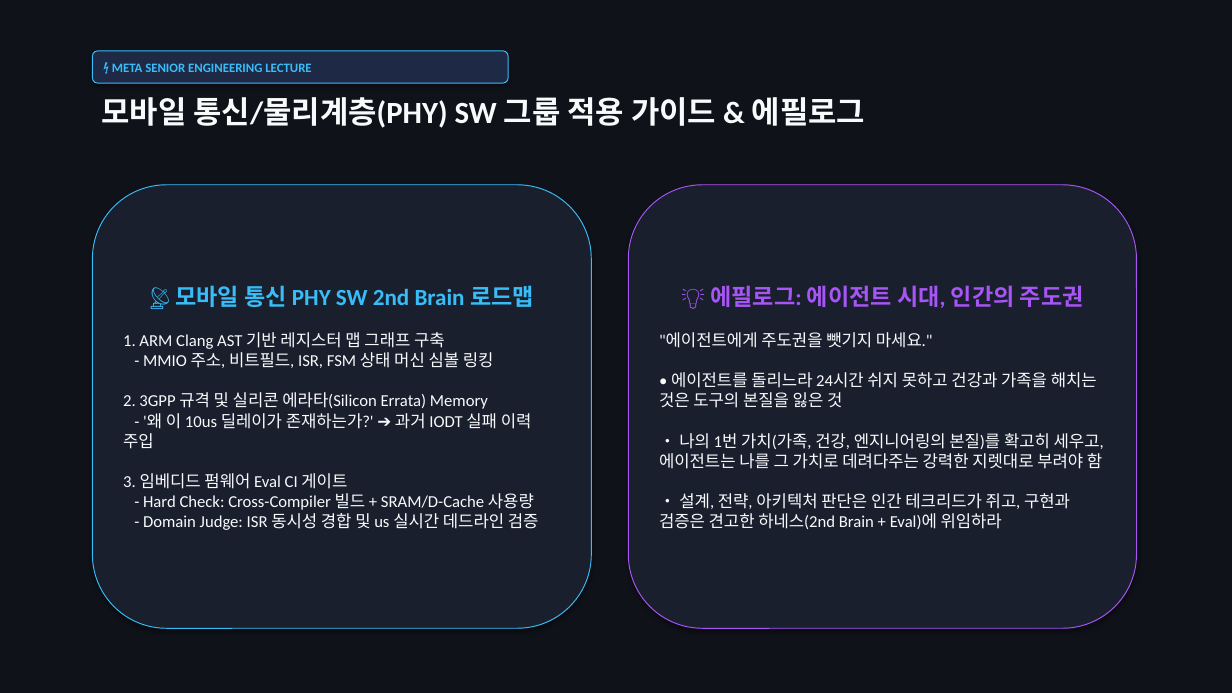
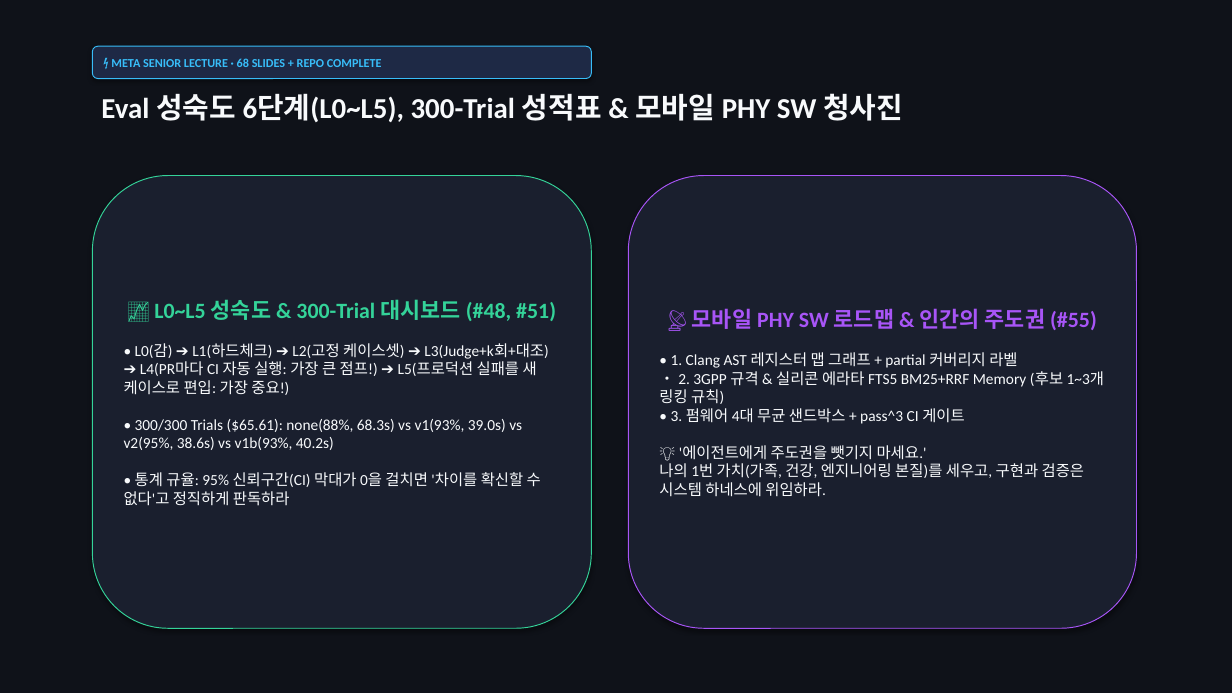
Before and after one commit to KIHOKIL/MyWiki, a slide deck: slide 7 of _sources/Study/AI-Lectures/실밸개발자/20261108_2ndBrain_and_Eval/06_Presenton_Modern_Deck.pptx (slide 8 before the commit). Drawn at 1232x693 pixels with LibreOffice and Linux fonts; fonts in the diff are those of the drawing. Boxes give left, top, right and bottom in pixels: in the first picture for what was removed or moved away, otherwise in the second. Text is boxed around its words. In the diff, an @@ line names an element or a change of style, - is before the commit and + after.

Commit message:
docs(lecture): sync 68 instructor slides, second-brain-eval-kit code & 4-pillar isolation across all MD/HTML/PPTX/PDF formats

```diff
--- a/_sources/Study/AI-Lectures/실밸개발자/20261108_2ndBrain_and_Eval/06_Presenton_Modern_Deck.pptx
+++ b/_sources/Study/AI-Lectures/실밸개발자/20261108_2ndBrain_and_Eval/06_Presenton_Modern_Deck.pptx
@@ rounded rectangle "⚡ META SENIOR LECTURE · ...": place and size @@
-rounded rectangle "⚡ META SENIOR LECTURE · ..." at [92, 51, 508, 83]
+rounded rectangle "⚡ META SENIOR LECTURE · ..." at [92, 46, 592, 79]
@@ text in rounded rectangle at [111, 58, 382, 67]: text changed; size 10 to 9.5 pt @@
-⚡ META SENIOR ENGINEERING LECTURE
+⚡ META SENIOR LECTURE · 68 SLIDES + REPO COMPLETE
@@ text at [101, 93, 903, 122]: text changed; size 24 to 22.5 pt @@
-모바일 통신/물리계층(PHY) SW 그룹 적용 가이드 & 에필로그
+Eval 성숙도 6단계(L0~L5), 300-Trial 성적표 & 모바일 PHY SW 청사진
@@ rounded rectangle "📈 L0~L5 성숙도 & 300-Trial ...": place and size @@
-rounded rectangle "📈 L0~L5 성숙도 & 300-Trial ..." at [92, 185, 592, 628]
+rounded rectangle "📈 L0~L5 성숙도 & 300-Trial ..." at [92, 176, 592, 628]
@@ rounded rectangle "📈 L0~L5 성숙도 & 300-Trial ..." at [92, 176, 592, 628]: outline #38BDF8 0.75 pt to #34D399 0.75 pt @@
@@ rounded rectangle "📡 모바일 PHY SW 로드맵 ...": place and size @@
-rounded rectangle "📡 모바일 PHY SW 로드맵 ..." at [628, 185, 1137, 628]
+rounded rectangle "📡 모바일 PHY SW 로드맵 ..." at [628, 176, 1137, 628]
@@ text in rounded rectangle at [124, 299, 556, 506]: text changed; size 13 to 12 pt @@
-📡 모바일 통신 PHY SW 2nd Brain 로드맵
-1. ARM Clang AST 기반 레지스터 맵 그래프 구축
-- MMIO 주소, 비트필드, ISR, FSM 상태 머신 심볼 링킹
-2. 3GPP 규격 및 실리콘 에라타(Silicon Errata) Memory
-- '왜 이 10us 딜레이가 존재하는가?' ➔ 과거 IODT 실패 이력 주입
-3. 임베디드 펌웨어 Eval CI 게이트
-- Hard Check: Cross-Compiler 빌드 + SRAM/D-Cache 사용량
-- Domain Judge: ISR 동시성 경합 및 us 실시간 데드라인 검증
+📈 L0~L5 성숙도 & 300-Trial 대시보드 (#48, #51)
+• L0(감) ➔ L1(하드체크) ➔ L2(고정 케이스셋) ➔ L3(Judge+k회+대조) ➔ L4(PR마다 CI 자동 실행: 가장 큰 점프!) ➔ L5(프로덕션 실패를 새 케이스로 편입: 가장 중요!)
+• 300/300 Trials ($65.61): none(88%, 68.3s) vs v1(93%, 39.0s) vs v2(95%, 38.6s) vs v1b(93%, 40.2s)
+• 통계 규율: 95% 신뢰구간(CI) 막대가 0을 걸치면 '차이를 확신할 수 없다'고 정직하게 판독하라
@@ text in rounded rectangle at [659, 308, 1104, 497]: text changed; size 13 to 12 pt @@
-💡 에필로그: 에이전트 시대, 인간의 주도권
-"에이전트에게 주도권을 뺏기지 마세요."
-• 에이전트를 돌리느라 24시간 쉬지 못하고 건강과 가족을 해치는 것은 도구의 본질을 잃은 것
-• 나의 1번 가치(가족, 건강, 엔지니어링의 본질)를 확고히 세우고, 에이전트는 나를 그 가치로 데려다주는 강력한 지렛대로 부려야 함
-• 설계, 전략, 아키텍처 판단은 인간 테크리드가 쥐고, 구현과 검증은 견고한 하네스(2nd Brain + Eval)에 위임하라
+📡 모바일 PHY SW 로드맵 & 인간의 주도권 (#55)
+• 1. Clang AST 레지스터 맵 그래프 + partial 커버리지 라벨
+• 2. 3GPP 규격 & 실리콘 에라타 FTS5 BM25+RRF Memory (후보 1~3개 링킹 규칙)
+• 3. 펌웨어 4대 무균 샌드박스 + pass^3 CI 게이트
+💡 '에이전트에게 주도권을 뺏기지 마세요.'
+나의 1번 가치(가족, 건강, 엔지니어링 본질)를 세우고, 구현과 검증은 시스템 하네스에 위임하라.
```
Also in this commit, not shown: 5 other slides changed, 1 slide added, 2 slides removed, 24 other files.
